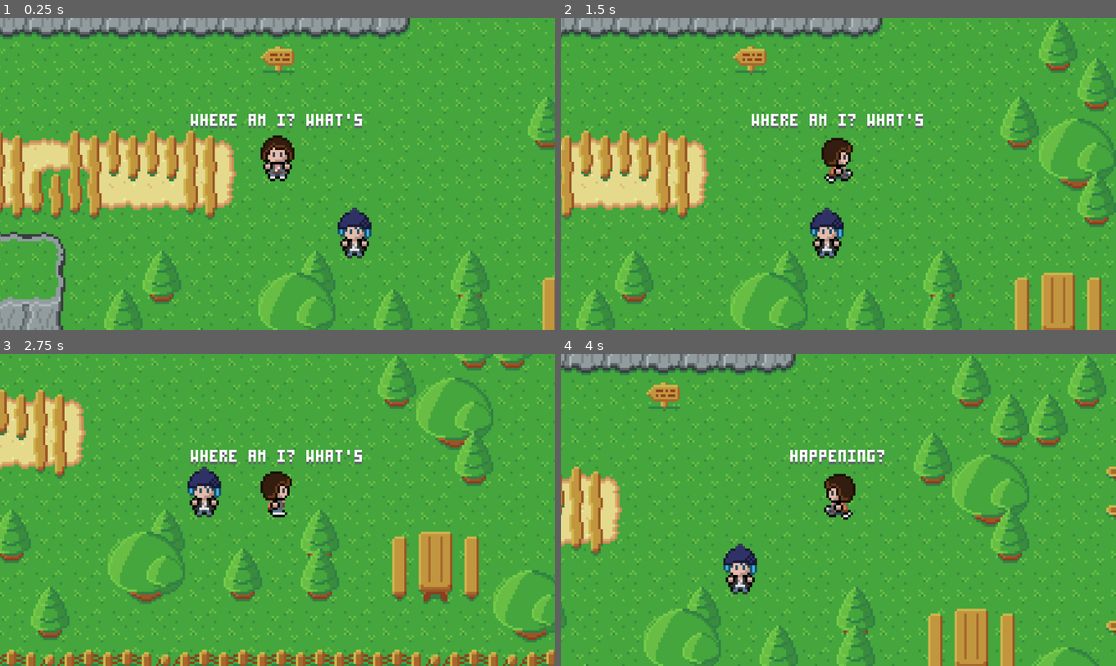
Above: before the commit, frames 1-4 (two rows, left to right).
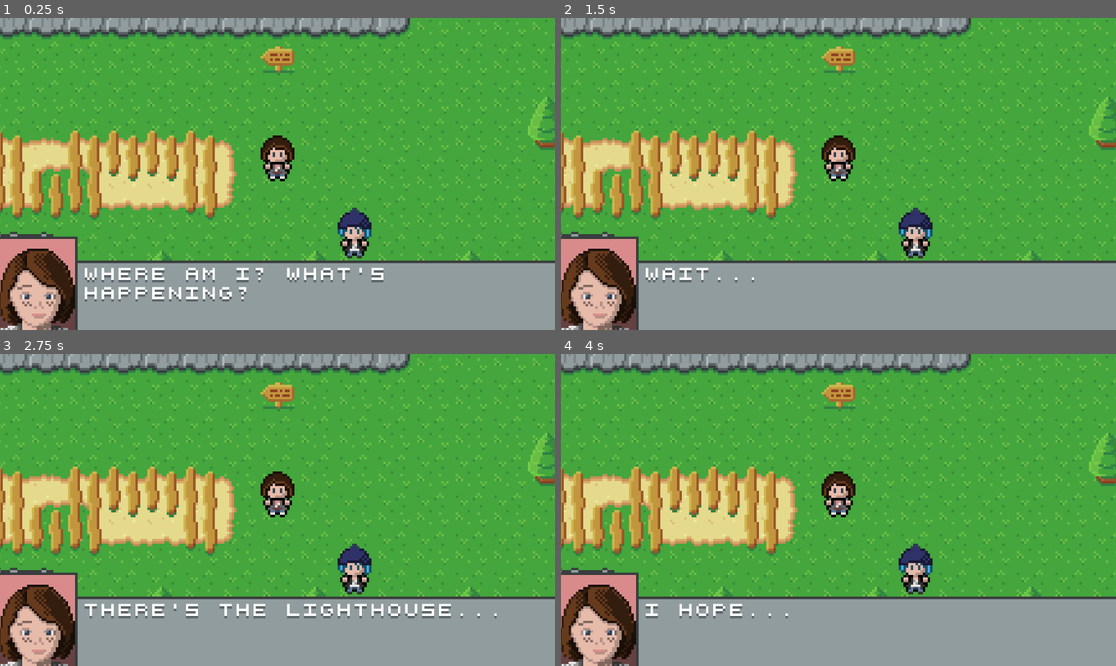
Above: after the commit, the same moments.

Repository: minkezhang/lis
Game: Godot game, scene res://scenes/level/level.tscn
Two runs of this game, one before a commit and one after it. Both use one fixed random seed, a clock stepped at 60 frames per second and the inputs below. The project has no main scene, so this scene is started directly.
Inputs:
- Up to frame 1 (0.25 s): no input
- Up to frame 2 (1.5 s): tap Enter (ui_accept) at 0.5, 0.77 s; hold Right (ui_right) 0.53-1.28 s; hold Down (ui_down) from 1.28 s (still down)
- Up to frame 3 (2.75 s): tap Enter (ui_accept) at 1.52 s; release Down (ui_down) at 2.03 s; hold Right (ui_right) from 2.03 s (still down)
- Up to frame 4 (4 s): release Right (ui_right) at 2.78 s; hold Up (ui_up) 2.78-3.53 s; tap Enter (ui_accept) at 3.02, 3.77 s; hold Left (ui_left) from 3.53 s (still down)

The runs differ from the first frame. In frame 1, 24% of the frame differs, in the area x 0-100%, y 30-100%; in frame 2, 50%; in frame 3, 56%, in the area x 0-100%, y 0-100%; in frame 4, 50%.

Commit message:
Fix script IDs

Diff:
--- a/lib/script.gd
+++ b/lib/script.gd
@@ -1,50 +1,62 @@
-extends Object
 # TODO(minkezhang): Remove extraneous class_name declaration in Godot v4.3. See
 # https://github.com/godotengine/godot/issues/86032 for more information.
 class_name _LibScript
+extends Object
+## Script for the LIS demo.
+##
+## Pulled from https://life-is-strange.fandom.com/wiki/Episode_1:_Chrysalis_-_Script.
 
 const _libdialog = preload('res://lib/dialog.gd')
 
 
 static var _L = [
 	_libdialog.Line.new(
-		'DEBUG',
+		'NULL:MAX:LOREMIPSUM',
 		_libdialog.C.MAX,
 		[
-		'Lorem ipsum dolor sit amet, consectetur adipiscing elit, sed do eiusmod tempor incididunt ut labore et dolore magna aliqua. Ut enim ad minim veniam, quis nostrud exercitation ullamco laboris nisi ut aliquip ex ea commodo consequat. Duis aute irure dolor in reprehenderit in voluptate velit esse cillum dolore eu fugiat nulla pariatur. Excepteur sint occaecat cupidatat non proident, sunt in culpa qui officia deserunt mollit anim id est laborum.',
+			'Lorem ipsum dolor sit amet, consectetur adipiscing elit, sed do ' +
+			'eiusmod tempor incididunt ut labore et dolore magna aliqua. Ut enim ' +
+			'ad minim veniam, quis nostrud exercitation ullamco laboris nisi ut ' +
+			'aliquip ex ea commodo consequat. Duis aute irure dolor in ' +
+			'reprehenderit in voluptate velit esse cillum dolore eu fugiat nulla ' +
+			'pariatur. Excepteur sint occaecat cupidatat non proident, sunt in ' +
+			'culpa qui officia deserunt mollit anim id est laborum.',
 		],
 	),
 
 	# Forest
-	_libdialog.Line.new('0', _libdialog.C.MAX, [
+	_libdialog.Line.new('FOREST:MAX:00', _libdialog.C.MAX, [
 		'Where am I? What\'s happening?',
 		'I\'m trapped in a storm? How did I get here? ...And where is "here"?',
 	]),
-	_libdialog.Line.new('1', _libdialog.C.MAX, [
+	_libdialog.Line.new('FOREST:MAX:01', _libdialog.C.MAX, [
 		'Wait...',
 		'There\'s the lighthouse...',
 		'I\'ll be safe if I can make it there...',
 		'I hope...',
 		'Please let me make it there...',
 	]),
-	_libdialog.Line.new('2', _libdialog.C.MAX, [
+	_libdialog.Line.new('FOREST:MAX:02', _libdialog.C.MAX, [
 		'Holy shit.',
 	]),
-	_libdialog.Line.new('3', _libdialog.C.MAX, [
+	_libdialog.Line.new('FOREST:MAX:03', _libdialog.C.MAX, [
 		'Whoa! No!',
 	]),
 
 	# Classroom
-	_libdialog.Line.new('4', _libdialog.C.MAX, [
+	_libdialog.Line.new('CLASSROOM:MAX:00', _libdialog.C.MAX, [
 		'Whoa! That was so surreal.',
 	]),
-	_libdialog.Line.new('5', _libdialog.C.JEFFERSON, [
+	_libdialog.Line.new('CLASSROOM:MAX:01', _libdialog.C.JEFFERSON, [
 		'Alfred Hitchcock famously called film, "little pieces of time",
 		 but he could be talking about photography, as he likely was.'
 	]),
-	_libdialog.Line.new('6', _libdialog.C.MAX, [
+	_libdialog.Line.new('CLASSROOM:MAX:02', _libdialog.C.MAX, [
 		'Everything\'s cool... I\'m okay...',
 	]),
+
+	# Hallway
+	# Bathroom
 ]
 
 static var SCRIPT = _LibScript.generate_script(_L)
--- a/scenes/character/dialog/dialog.tscn
+++ b/scenes/character/dialog/dialog.tscn
@@ -21,4 +21,4 @@
 script = ExtResource("3_x8gi0")
 line_length = 20
 n_lines = 1
-auto_advance_ms = 3000.0
+auto_advance_ms = 2500.0
--- a/scenes/level/level.gd
+++ b/scenes/level/level.gd
@@ -11,7 +11,7 @@
 
 
 func _eof_reached_handler(lid: String):
-	SignalBus.event_triggered.emit(lid)
+	SignalBus.event_triggered.emit('EOF:{l}'.format({'l': lid}))
 
 
 func _event_triggered_handler(eid: String):
@@ -30,13 +30,13 @@
 
 	_EVENT_TRIGGERS = {
 		'SCENE_START': [
-			_libevent.DialogEvent.new(_libscript.SCRIPT['0'], $Map/Characters/Max/Dialog, 'EOF_0'),
+			_libevent.DialogEvent.new(_libscript.SCRIPT['FOREST:MAX:00'], $Dialog, 'FOREST:MAX:00'),
 		],
-		'EOF_0': [
-			_libevent.DialogEvent.new(_libscript.SCRIPT['1'], $Map/Characters/Max/Dialog, 'EOF_1'),
+		'EOF:FOREST:MAX:00': [
+			_libevent.DialogEvent.new(_libscript.SCRIPT['FOREST:MAX:01'], $Dialog, 'FOREST:MAX:01'),
 		],
-		'EOF_1': [
-			_libevent.DialogEvent.new(_libscript.SCRIPT['DEBUG'], $Dialog),
+		'EOF:FOREST:MAX:01': [
+			_libevent.DialogEvent.new(_libscript.SCRIPT['NULL:MAX:LOREMIPSUM'], $Map/Characters/Max/Dialog),
 		],
 	}
 
